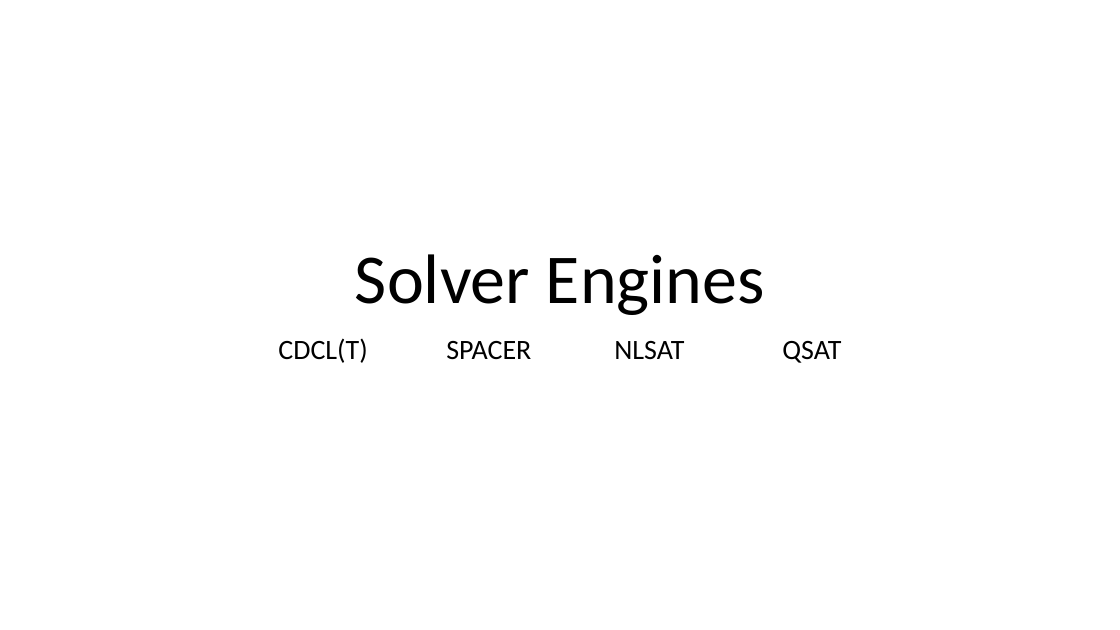
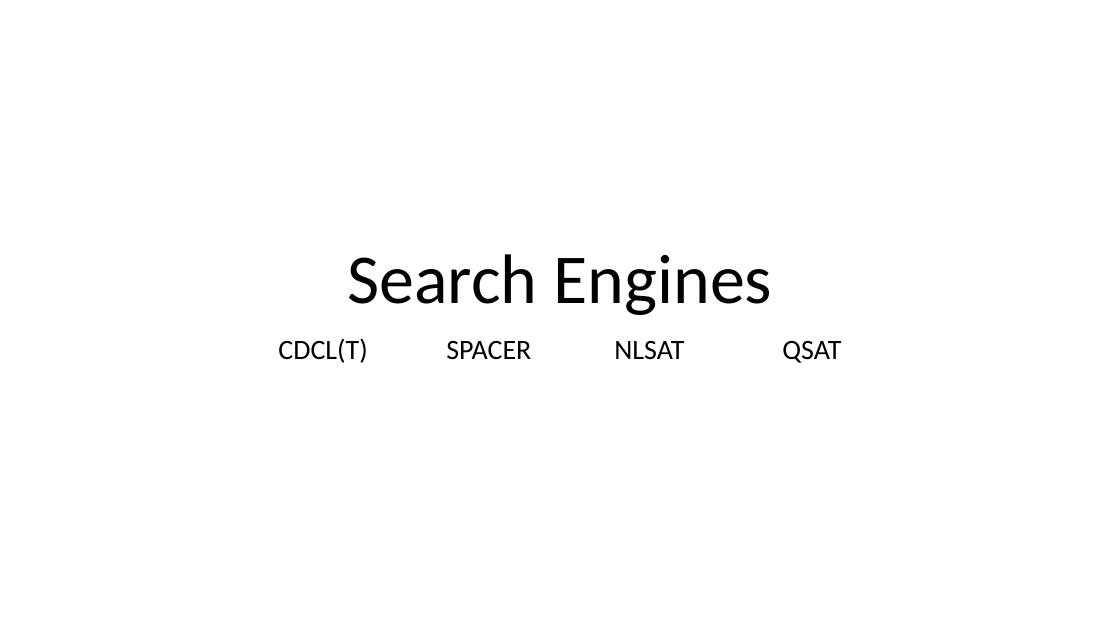
Before and after one commit to Z3Prover/z3prover.github.io, a slide deck: slide 5 of slides/guest-lectures-wien-2025/lecture2-cdclt.pptx (slide 3 before the commit). Drawn at 1120x630 pixels with LibreOffice and Linux fonts; fonts in the diff are those of the drawing. Boxes give left, top, right and bottom in pixels: in the first picture for what was removed or moved away, otherwise in the second. Text is boxed around its words. In the diff, an @@ line names an element or a change of style, - is before the commit and + after.

```diff
--- a/slides/guest-lectures-wien-2025/lecture2-cdclt.pptx
+++ b/slides/guest-lectures-wien-2025/lecture2-cdclt.pptx
@@ title at (347, 254, 772, 315): text changed @@
-Solver Engines
+Search Engines
```
Also in this commit, not shown: 1 other file.
